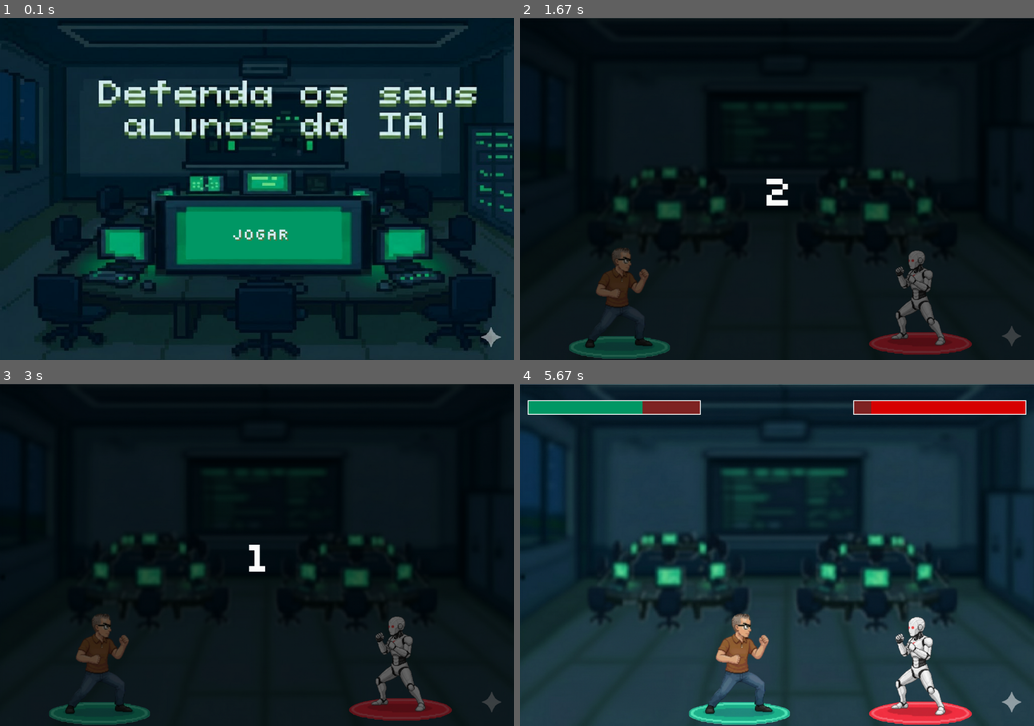
Above: before the commit, frames 1-4 (two rows, left to right).
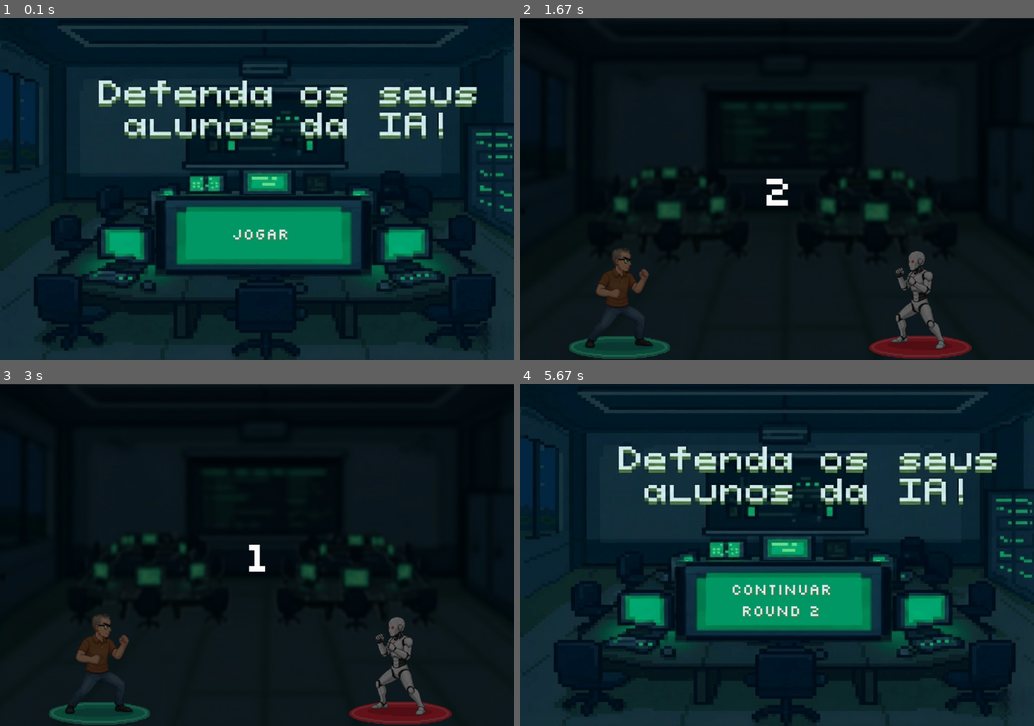
Above: after the commit, the same moments.

Repository: Gabriel-Henrique-2009/Trabalho_PyGames
Game: pygame game, started from Trabalho_PyGames/sistemadetiro.py
Same seed, same stepped clock (60 frames per second), same inputs: the game is played once before the commit and once after it.
Inputs (mouse positions are in pixels of both pictures, inside the frame that each line leads up to):
- Up to frame 1 (0.1 s): no input
- Up to frame 2 (1.67 s): click "Jogar" at 0.38 s; tap Space at 0.67 s
- Up to frame 3 (3 s): no input
- Up to frame 4 (5.67 s): click (705, 483) at 3.55 s; hold Right 3.83-4.3 s; tap Space at 3.9, 4.2, 4.4, 4.7 s; hold Right 4.33-4.8 s; click (910, 524) at 4.88 s

The runs differ from the first frame. In frame 1, 0.1% of the frame differs, in the area x 39-100%, y 36-97%; in frame 2, 1.1%; in frame 3, 1.1%; in frame 4, 45%, in the area x 0-100%, y 0-100%.

Commit message:
Tela de game over e concertos de bugs.

Diff:
--- a/Trabalho_PyGames/sistemadetiro.py
+++ b/Trabalho_PyGames/sistemadetiro.py
@@ -39,6 +39,9 @@
 temposs = 0
 carregando_tiro = False
 
+tempo_ultimo_tiro_player = 0
+intervalo_tiro_player = 1.2
+
 
 #sistema de atk do boss
 armazenar_tiro_boss = []
@@ -51,7 +54,7 @@
 vida_teste_5 = 0
 ###
 
-imagem = pygame.image.load("unnamed.jpg")
+imagem = pygame.image.load("unnamed.png")
 imagem = pygame.transform.scale(imagem, (1200, 800))
 imagem = imagem.convert()
 #essa linha tava conflitando com a imagem
@@ -84,6 +87,14 @@
 texto_fase_sombra = font.render(usando, True, (80, 123, 70))
 estado_jogo = "MENU"
 texto_rect_fase_sombra = texto_fase_sombra.get_rect(topleft=(519,508))
+
+
+texto_gameover_titulo = fonte_contagem.render("Você perdeu", True, (255, 0, 0))
+texto_rect_gameover_titulo = texto_gameover_titulo.get_rect(center=(600, 300))
+texto_retry = font.render("Tentar Novamente", True, (215, 238, 244))
+texto_rect_retry = texto_retry.get_rect(center=(616, 508))
+texto_retry_sombra = font.render("Tentar Novamente", True, (80, 123, 70))
+texto_rect_retry_sombra = texto_retry_sombra.get_rect(center=(619, 511))
 
 
 # VOU TENTAR COLOCAR O JOGO A PARTIR DAQUI :)
@@ -132,33 +143,39 @@
         self.image = pygame.transform.flip(imagem_atual,self.esquerda,False)
 
 class boss(pygame.sprite.Sprite):
-    def __init__(self,img_atk_boss, img_base_boss):
+    def __init__(self,img_base_boss, img_atk_boss):
        super().__init__()
-       self.frames_idle = [img_atk_boss,img_base_boss]
+    #
+       self.img_idle = img_base_boss
+       self.img_atk = img_atk_boss
+       self.image = self.img_idle
        self.index_animacao = 0
-       self.image = self.frames_idle[self.index_animacao]
+       self.frames_atk_total = 30
        self.rect = self.image.get_rect()
-       self.frames_ataque_restante = 0
-       self.velocidade_animacao = 0.02 #ajuste de velocidade da animação IMPORTANTE
-       self.esquerda = False
-       self.disparou = False
-    def update(self,posicao_do_rect):
+       self.atacando = False
+       self.frame_atk = 0
+       self.disparo_feito = False
+       self.ultimo_ataque = 0
+    def update(self,posicao_do_rect,intervalo_tiro):
         self.rect.topleft = posicao_do_rect
-
-        if self.frames_ataque_restante > 0:
-            imagem_atual = self.frames_idle[1]
-            self.frames_ataque_restante -= 1
-            if self.frames_ataque_restante == 10:
-                self.disparou = True
-            else:
-                self.disparou = False
+        agora = time.time()
+
+        if not self.atacando and agora - self.ultimo_ataque >= intervalo_tiro:
+            self.atacando = True
+            self.frame_atk = 0
+            self.ultimo_ataque = agora
+            self.disparo_feito = False
+        if self.atacando:
+            self.image = self.img_atk
+            self.frame_atk += 1
+            if self.frame_atk == 15 and not self.disparo_feito:
+                self.disparo_feito = True
+                return True
+            if self.frame_atk >= self.frames_atk_total:
+                self.atacando = False
         else:
-            self.index_animacao += self.velocidade_animacao
-            if self.index_animacao >= len(self.frames_idle):
-                self.index_animacao = 0
-            imagem_atual = self.frames_idle[int(self.index_animacao)]
-            self.disparou = False
-        self.image = pygame.transform.flip(imagem_atual,self.esquerda,False)
+            self.image = self.img_idle
+        return False
 
 def barravida_player (vida, x, y):
     proporcao = vida/3
@@ -167,8 +184,9 @@
     pygame.draw.rect(tela, verde, (x, y, 400 * proporcao, 30))
     return
 
-def barravida_boss (vida, x, y):
-    proporcao = (10 - vida) / 10
+def barravida_boss (vida_atual, vida_maxima, x, y):
+    # Calcula a proporção baseada na vida atual em relação à vida máxima definida
+    proporcao = (vida_maxima - vida_atual) / vida_maxima
     proporcao = max(0, min(proporcao, 1))
     largura_verde = 400 * proporcao
     pygame.draw.rect(tela, branco, (x-2, y-2, 404, 34))
@@ -223,6 +241,7 @@
 #frames = 0
 # testando as sprites da aula, fala ai oq tu achou man
 
+robo.rect.topleft = enemy_rect.topleft
 
 
 while rodando:
@@ -235,18 +254,13 @@
             # #ele tbm evita ter que ficar fazendo conta da posição do mouse :)
             # # Eduardo, aqui que a gnt vai ter que fazer o nosso jogo msm, né? eu coloquei só o botão de jgr. Acho bom fazer o jogo em um outro arquivo e depois, só passar pra cá
 
-            if estado_jogo in ["MENU","MENU2"]:
+            if estado_jogo in ["MENU","MENU2", "GAME_OVER"]:
                 if botao_menu_teste.collidepoint(evento.pos):
             # Só muda a fase aqui, quando o botão for clicado!
                #     if usando == fase2:
               #          usando = fase3
-               #     elif usando == fase3:
-               #         usando = fase4
                #     elif usando == fase4:
                #         usando = fase5
-                    estado_jogo = "COUNTDOWN"
-                    contagem_final = time.time()
-                    contagem = 3
                     estado_jogo = "COUNTDOWN"
                     contagem_final = time.time()
                     contagem = 3
@@ -263,33 +277,38 @@
 
                     texto_fase = font.render(usando, True, (215, 238, 244))
                     texto_fase_sombra = font.render(usando, True, (80, 123, 70))
+
             elif estado_jogo == "JOGANDO":
                 if evento.button == 1:
-                    if var_muni == 1:
-                        alexandre.frames_ataque_restante = 15 # velocidade do ataque(quando clica para atirar) IMPORTANTE
-                        novo_tiro_rect = imagem_tiro.get_rect(center=player_rect.center)
-                        direcao = -1 if virado_para_esquerda else 1 #logica de virar o tiro, com o script de antes eles(projeteis) iam somente para a direita  :)
-                        armazenar_tiro.append({"rect": novo_tiro_rect, "dire": direcao}) # aqui tá guardando as info
-                        var_muni -= 1
-                        temposs = time.time()
-                        carregando_tiro = True
+                    agora_tiro = time.time()
+                    if agora_tiro - tempo_ultimo_tiro_player >= intervalo_tiro_player:
+                        if var_muni > 0: # Ajustado para permitir tiros se houver munição
+                            tempo_ultimo_tiro_player = agora_tiro
+                            alexandre.frames_ataque_restante = 15 # velocidade do ataque(quando clica para atirar) IMPORTANTE
+                            novo_tiro_rect = imagem_tiro.get_rect(center=player_rect.center)
+                            direcao = -1 if virado_para_esquerda else 1 #logica de virar o tiro, com o script de antes eles(projeteis) iam somente para a direita  :)
+                            armazenar_tiro.append({"rect": novo_tiro_rect, "dire": direcao}) # aqui tá guardando as info
+                            var_muni -= 1
+                            if var_muni <= 5: # Isso estava na sua lógica original
+                                outr = 5
+                                var_muni += 5
+                                print("somou")
 
                     if var_muni == 0 and not carregando_tiro:
                         temposs = time.time()
                         carregando_tiro = True
-
-                    if carregando_tiro and time.time() - temposs >= 1.0:
-                        var_muni += 1
-                        carregando_tiro = False
-                        print("DEMOROU TROPINHAAAAAAA")
-
-                  #  frames = 10
 
         if evento.type == pygame.KEYDOWN:
             if evento.key == pygame.K_SPACE and not pulando and estado_jogo == "JOGANDO":
                 player_velocidade_y = velocidade_pulo
                 pulando = True
 
+    if estado_jogo == "JOGANDO" and carregando_tiro:
+        if time.time() - temposs >= 1.0:
+            var_muni += 1
+            carregando_tiro = False
+            print("DEMOROU TROPINHAAAAAAA")
+
     if estado_jogo == "MENU":
         tela.fill((200, 200, 200))
         tela.blit(imagem, (0,0))
@@ -309,11 +328,29 @@
         tela.blit(texto_fase_sombra, texto_rect_fase_sombra)
         tela.blit(texto_fase, texto_rect_fase)
 
+    elif estado_jogo == "GAME_OVER":
+        tela.blit(imagem_fundo, (0,0))
+        grupo_jogador.draw(tela)
+        grupo_boss.draw(tela)
+        barravida_player(vida_player,20, 40)
+        barravida_boss(vida_teste_5,vida_boss_max,780,40)
+
+        overlay = pygame.Surface((1200,800))
+        overlay.set_alpha(150)
+        overlay.fill((0,0,0))
+        tela.blit(overlay, (0,0))
+
+        tela.blit(texto_gameover_titulo,texto_rect_gameover_titulo)
+
+        tela.blit(texto_retry_sombra,texto_rect_retry_sombra)
+        tela.blit(texto_retry,texto_rect_retry)
+
     elif estado_jogo == "COUNTDOWN":
             tela.blit(imagem_fundo, (0,0))
             grupo_jogador.update(player_rect.topleft, virado_para_esquerda, pulando) #draw/upd
             grupo_jogador.draw(tela)
-            tela.blit(imagem_robo,enemy_rect)
+            grupo_boss.draw(tela)
+
 
             overlay = pygame.Surface((1200,800))
             overlay.set_alpha(150)
@@ -337,16 +374,13 @@
         teclas = pygame.key.get_pressed()
 
         tempo_atual = time.time()
-        if tempo_atual - tempo_ultimo_tiro_robo >= intervalo_dos_tiro:
-            novo_tiro_robo_rect = imagem_atk_chatgpt.get_rect(center=enemy_rect.center)
-            robo.frames_ataque_restante = 30
-            armazenar_tiro_boss.append(novo_tiro_robo_rect)
-            tempo_ultimo_tiro_robo = tempo_atual
-        grupo_boss.update(enemy_rect.topleft)
-        if robo.disparou:
-            novo_tiro_rect = imagem_atk_chatgpt.get_rect(center=enemy_rect.center)
-            armazenar_tiro_boss.append(novo_tiro_robo_rect)
-            robo.disparou = False
+        disparo = robo.update(robo.rect.topleft,intervalo_dos_tiro)
+
+
+
+
+
+
         if teclas[pygame.K_a] or teclas[pygame.K_LEFT]:
             player_rect.x -= velocidade
             virado_para_esquerda = True
@@ -374,25 +408,30 @@
         #     print("colidiu com a ia e morreu 🙏😫💔")
         #     rodando = False
 
-        for tiro in armazenar_tiro:
+        if disparo:
+            direcao = -1 if player_rect.centerx < robo.rect.centerx else 1
+            novo_tiro = imagem_atk_chatgpt.get_rect(center=robo.rect.center)
+            armazenar_tiro_boss.append({"rect": novo_tiro,"dire": direcao})
+
+        for tiro in armazenar_tiro[:]:
             tiro["rect"].x += velocidade_tiro * tiro["dire"]
-            if tiro["rect"].x > 1200 or tiro["rect"].x < 0:
-                armazenar_tiro.remove(tiro)
-
-            elif tiro["rect"].colliderect(enemy_rect):
+            if tiro["rect"].colliderect(robo.rect):
                 armazenar_tiro.remove(tiro)
                 vida_teste_5 += 1
-                print("OMYGODE VC ACERTOU O FUKING ROBO")
-        for tiro2 in armazenar_tiro_boss:
-            tiro2.x -= velocidade_tiro_boss
-            if tiro2.right < 0:
-                armazenar_tiro_boss.remove(tiro2)
-            elif tiro2.colliderect(player_rect):
-                armazenar_tiro_boss.remove(tiro2)
+                print("Acertou o Boss!")
+            elif tiro["rect"].right < 0 or tiro["rect"].left > 1200:
+                armazenar_tiro.remove(tiro)
+        for tiro in armazenar_tiro_boss[:]:
+            rect_tiro = tiro["rect"]
+            rect_tiro.x += velocidade_tiro_boss * tiro["dire"]
+            if rect_tiro.right < 0 or rect_tiro.left > 1200:
+                armazenar_tiro_boss.remove(tiro)
+            elif rect_tiro.colliderect(player_rect):
+                armazenar_tiro_boss.remove(tiro)
                 if time.time() - tempo_imunidade_player > 1.0:
                     vida_player -= 1
                     tempo_imunidade_player = time.time()
-                    print(f"Vc tomou um tiro da IA sigma 🤣🤣, vidas restantes {vida_player}")
+                    print(f"VC tomou um tiro da IA sigma 🤣🤣, vidas restantes: {vida_player}")
         # if player_rect.colliderect(enemy_rect) and time.time() - tempo_imunidade_player:
         #     vida_player -= 1
         #     tempo_imunidade_player = time.time()
@@ -413,18 +452,22 @@
                     velocidade_tiro_boss = 8
                     intervalo_dos_tiro = 1.5
                     usando = fase2
+                    vida_boss_max = 5 # Exemplo de aumento de vida por fase
                 elif usando ==  fase2:
                     velocidade_tiro_boss = 12
                     intervalo_dos_tiro = 1.4
                     usando = fase3
+                    vida_boss_max = 8
                 elif usando == fase3:
                     velocidade_tiro_boss = 16
                     intervalo_dos_tiro = 1.3
                     usando = fase4
+                    vida_boss_max = 12
                 elif usando == fase4:
                     velocidade_tiro_boss = 18
                     intervalo_dos_tiro = 1.2
                     usando = fase5
+                    vida_boss_max = 20
 
                 texto_fase = font.render(usando,  True,(215,238,244))
                 texto_fase_sombra = font.render(usando,True,(80,123,70))
@@ -436,30 +479,29 @@
         if vida_player <= 0:
             print("VC foi mogado pela IA sigma 🤣🤣🤣")
             print("tenta dnv beta 🤦‍♂️")
-            estado_jogo = "MENU"
+            estado_jogo = "GAME_OVER"
 
         tela.blit(imagem_fundo, (0,0))
         for tiro in armazenar_tiro:
             tela.blit(imagem_tiro, tiro["rect"])
         for tiro2 in armazenar_tiro_boss:
-            tela.blit(imagem_atk_chatgpt, tiro2)
+            tela.blit(imagem_atk_chatgpt, tiro2["rect"])
 
         grupo_jogador.update(player_rect.topleft, virado_para_esquerda, pulando)
         grupo_jogador.draw(tela)
 
-        grupo_boss.update(enemy_rect.topleft)
         grupo_boss.draw(tela)
-        if tempo_atual - tempo_ultimo_tiro_robo >= intervalo_dos_tiro:
-            robo.frames_ataque_restante = 10
+
 
         barravida_player(vida_player, 20, 40)
-        barravida_boss(vida_teste_5, 780, 40)
+        barravida_boss(vida_teste_5, vida_boss_max, 780, 40) # Passando a variável vida_boss_max aqui
 
 
     elif estado_jogo == "VITORIA":
         tela.blit(imagem_fundo, (0,0))
         grupo_jogador.draw(tela)
-        tela.blit(imagem_robo,enemy_rect)
+        grupo_boss.draw(tela)
+
         overlay = pygame.Surface((1200,800))
         overlay.set_alpha(180)
         overlay.fill((0,0,0))
Binary file changed: Gemini_Generated_Image_pgro94pgro94pgro.png
Binary file added: unnamed.png
